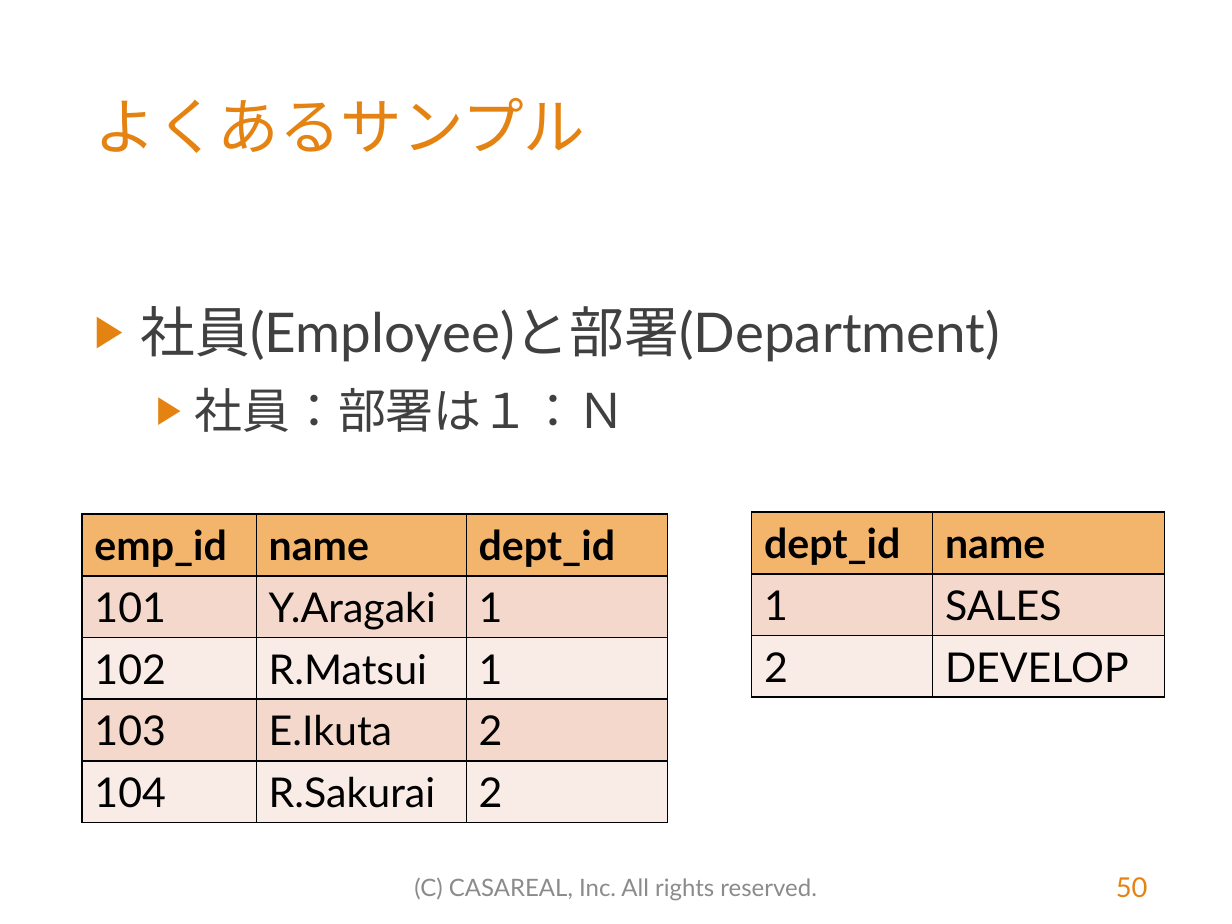
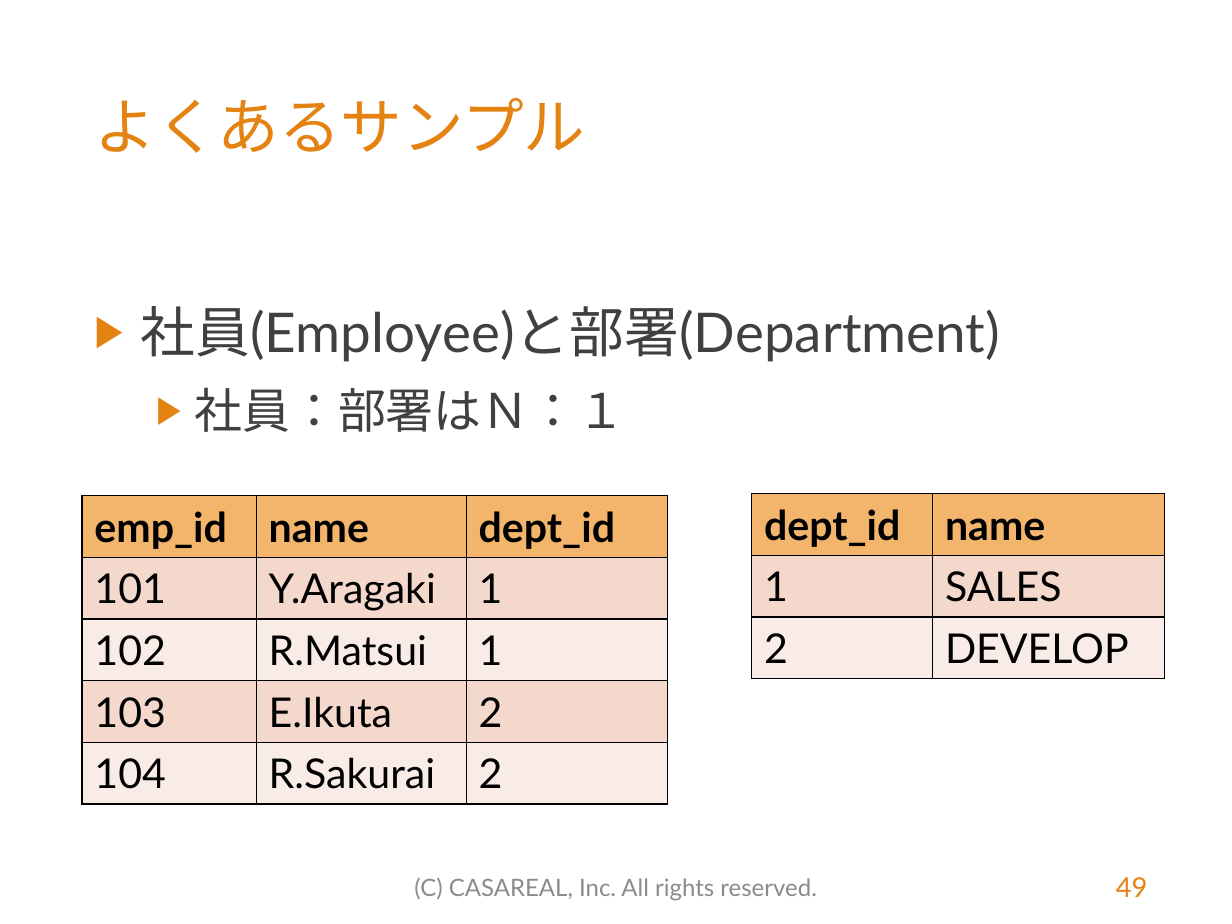
Before and after one commit to MasatoshiTada/hamaru-jpa-light, a slide deck: slide 49 of src/main/resources/はまる！JPA（初学者向けライト版）.pptx (slide 50 before the commit). Drawn at 1232x924 pixels with LibreOffice and Linux fonts; fonts in the diff are those of the drawing; background and template pictures are left out. Boxes give left, top, right and bottom in pixels: in the first picture for what was removed or moved away, otherwise in the second. Text is boxed around its words. In the diff, an @@ line names an element or a change of style, - is before the commit and + after.

```diff
--- a/src/main/resources/はまる！JPA（初学者向けライト版）.pptx
+++ b/src/main/resources/はまる！JPA（初学者向けライト版）.pptx
@@ text at <box>195,387,626,432</box>: text changed @@
-  ▶ 社員：部署は１：Ｎ
+  ▶ 社員：部署はＮ：１
@@ table: place and size @@
-table at <box>83,514,667,822</box>
+table at <box>83,495,667,803</box>
@@ table: place and size @@
-table at <box>752,513,1164,697</box>
+table at <box>752,494,1164,679</box>
@@ page number at <box>1116,877,1148,897</box>: text changed @@
-50
+49
```
Also in this commit, not shown: 24 other slides changed, 5 slides removed, 3 other files.
